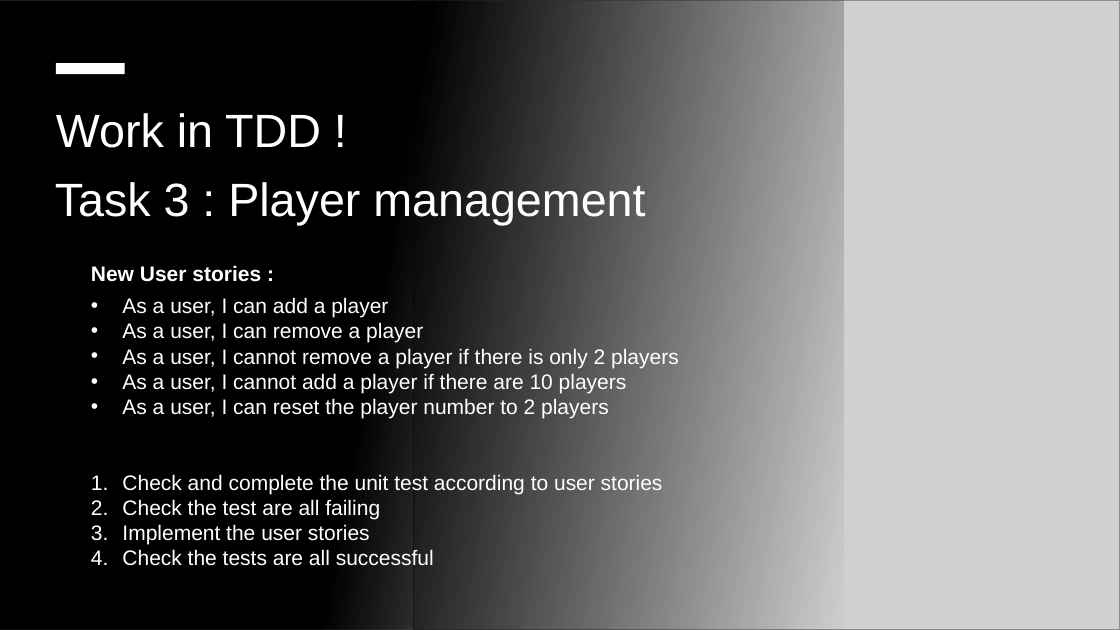
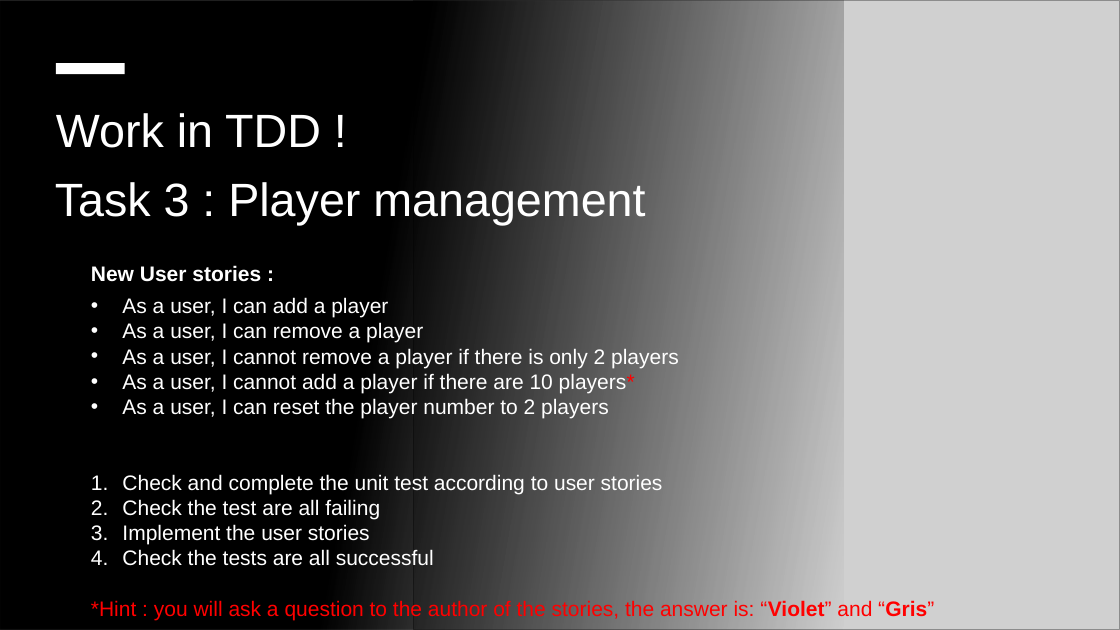
Before and after one commit to willcode4fun/javatraining, a slide deck: slide 4 of docs/Java Training Lab - TDD.pptx. Drawn at 1120x630 pixels with LibreOffice and Linux fonts; fonts in the diff are those of the drawing; grey boxes stand for pictures; background and template pictures are left out. Boxes give left, top, right and bottom in pixels: in the first picture for what was removed or moved away, otherwise in the second. Text is boxed around its words. In the diff, an @@ line names an element or a change of style, - is before the commit and + after.

```diff
--- a/docs/Java Training Lab - TDD.pptx
+++ b/docs/Java Training Lab - TDD.pptx
@@ text at [122, 373, 635, 393]: text changed @@
-• As a user, I cannot add a player if there are 10 players
+• As a user, I cannot add a player if there are 10 players*
@@ text at [91, 600, 934, 620]: paragraph added @@
+*Hint : you will ask a question to the author of the stories, the answer is: “Violet” and “Gris”
```
Also in this commit, not shown: 1 other slide changed, 24 other files.
